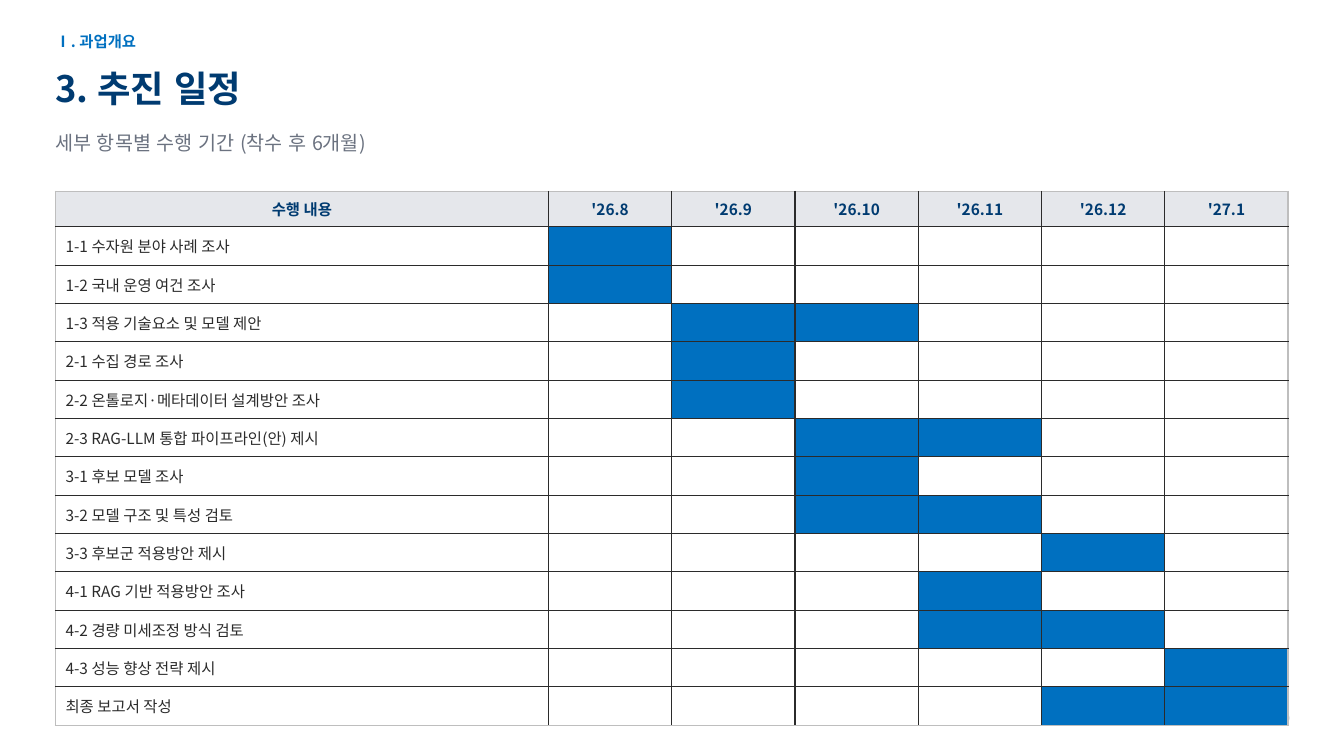
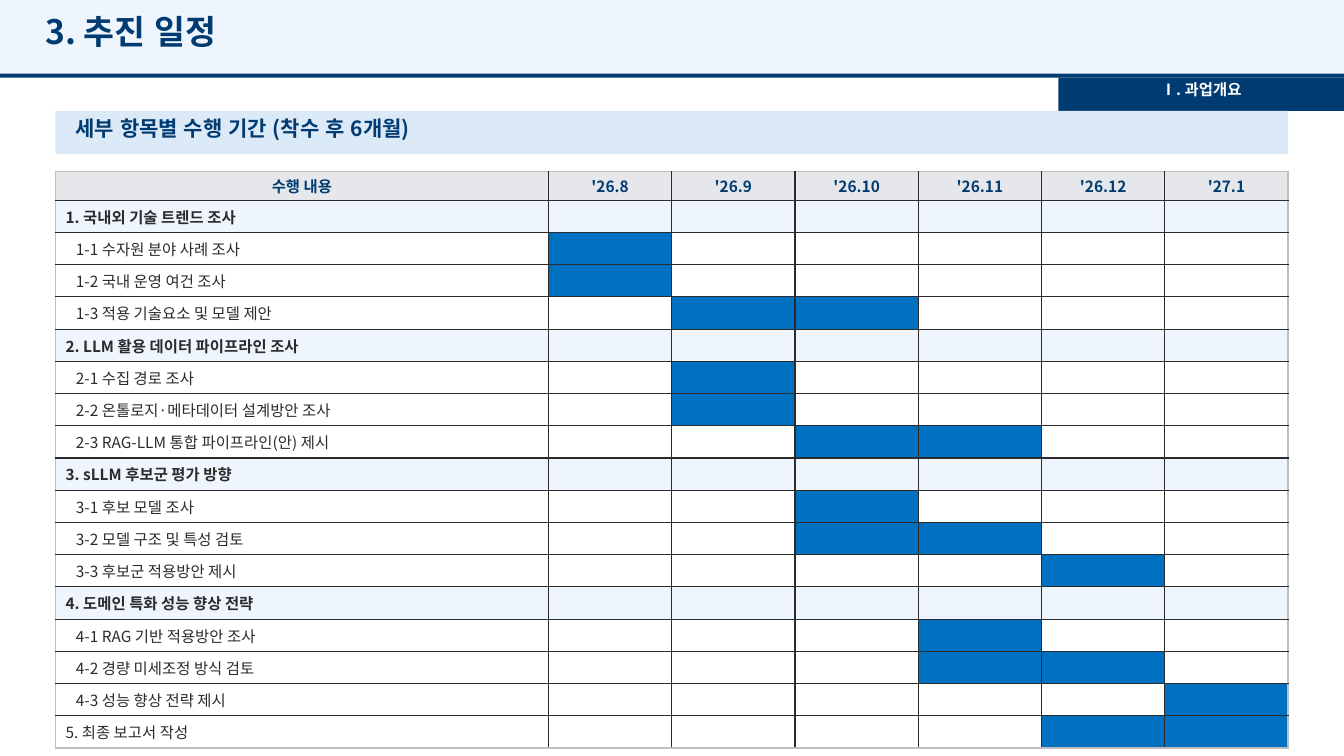
Before and after one commit to mkm1119/KGRAG-LLM, a slide deck: slide 9 of project_khnp/2026.12.09_최종보고회_발표자료_템플릿.pptx. Drawn at 1344x756 pixels with LibreOffice and Linux fonts; fonts in the diff are those of the drawing; background and template pictures are left out. Boxes give left, top, right and bottom in pixels: in the first picture for what was removed or moved away, otherwise in the second. Text is boxed around its words. In the diff, an @@ line names an element or a change of style, - is before the commit and + after.

```diff
--- a/project_khnp/2026.12.09_최종보고회_발표자료_템플릿.pptx
+++ b/project_khnp/2026.12.09_최종보고회_발표자료_템플릿.pptx
@@ rectangle added at (x1=0, y1=0, x2=1344, y2=74), fill #EEF5FC @@
@@ text "3. 추진 일정" moved from (x1=55, y1=71, x2=241, y2=106) to (x1=45, y1=16, x2=217, y2=47) @@
@@ text "3. 추진 일정" at (x1=45, y1=16, x2=217, y2=47): size 26 to 24 pt @@
@@ rectangle added at (x1=0, y1=74, x2=1344, y2=78), fill #003B71 @@
@@ text "Ⅰ. 과업개요" moved from (x1=55, y1=34, x2=136, y2=49) to (x1=1161, y1=82, x2=1242, y2=97) @@
@@ text "Ⅰ. 과업개요" at (x1=1161, y1=82, x2=1242, y2=97): text colour #0070C0 to #FFFFFF; alignment left to centre @@
@@ rectangle added at (x1=1059, y1=78, x2=1344, y2=111), fill #003B71 @@
@@ rounded rectangle added at (x1=55, y1=111, x2=1289, y2=154), fill #DCE9F7 @@
@@ text "세부 항목별 수행 기간 (착수 ..." moved from (x1=55, y1=133, x2=366, y2=154) to (x1=76, y1=118, x2=410, y2=140) @@
@@ text "세부 항목별 수행 기간 (착수 ..." at (x1=76, y1=118, x2=410, y2=140): size 14 to 15 pt, text colour #6B7280 to #003B71, bold on @@
@@ table at (x1=55, y1=171, x2=1287, y2=744) @@
+row 2: 1. 국내외 기술 트렌드 조사 |  |  |  |  |  | 
+row 6: 2. LLM 활용 데이터 파이프라인 조사 |  |  |  |  |  | 
+row 10: 3. sLLM 후보군 평가 방향 |  |  |  |  |  | 
+row 14: 4. 도메인 특화 성능 향상 전략 |  |  |  |  |  | 
-row 18, column 1: 최종 보고서 작성
+row 18, column 1: 5. 최종 보고서 작성
@@ table resized from (x1=55, y1=192, x2=1287, y2=718) to (x1=55, y1=171, x2=1287, y2=744) @@
@@ rectangle added at (x1=55, y1=703, x2=1289, y2=704), fill #B6BCC6 @@
```
Also in this commit, not shown: 20 other slides changed, 1 other file.
